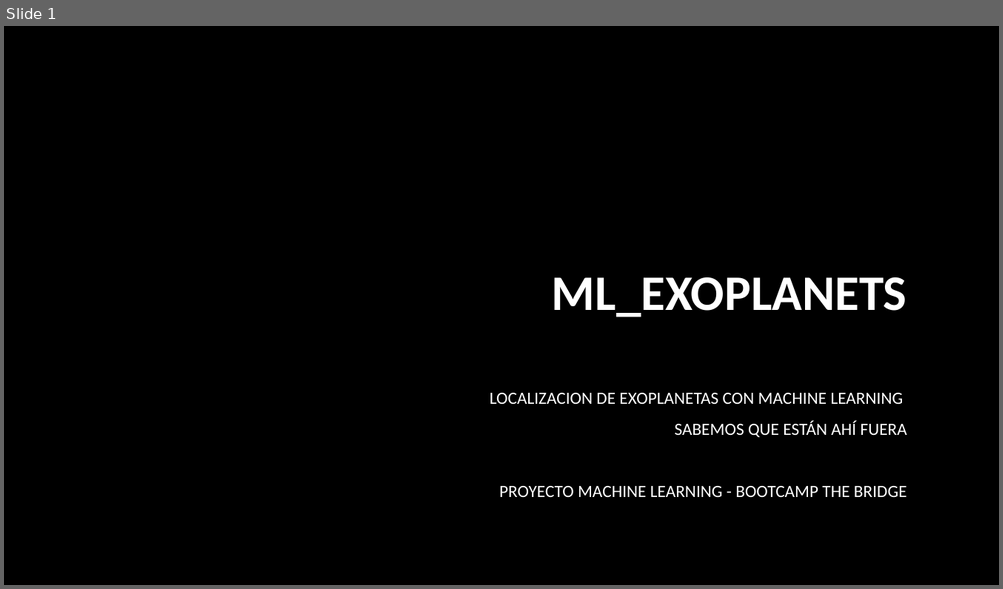
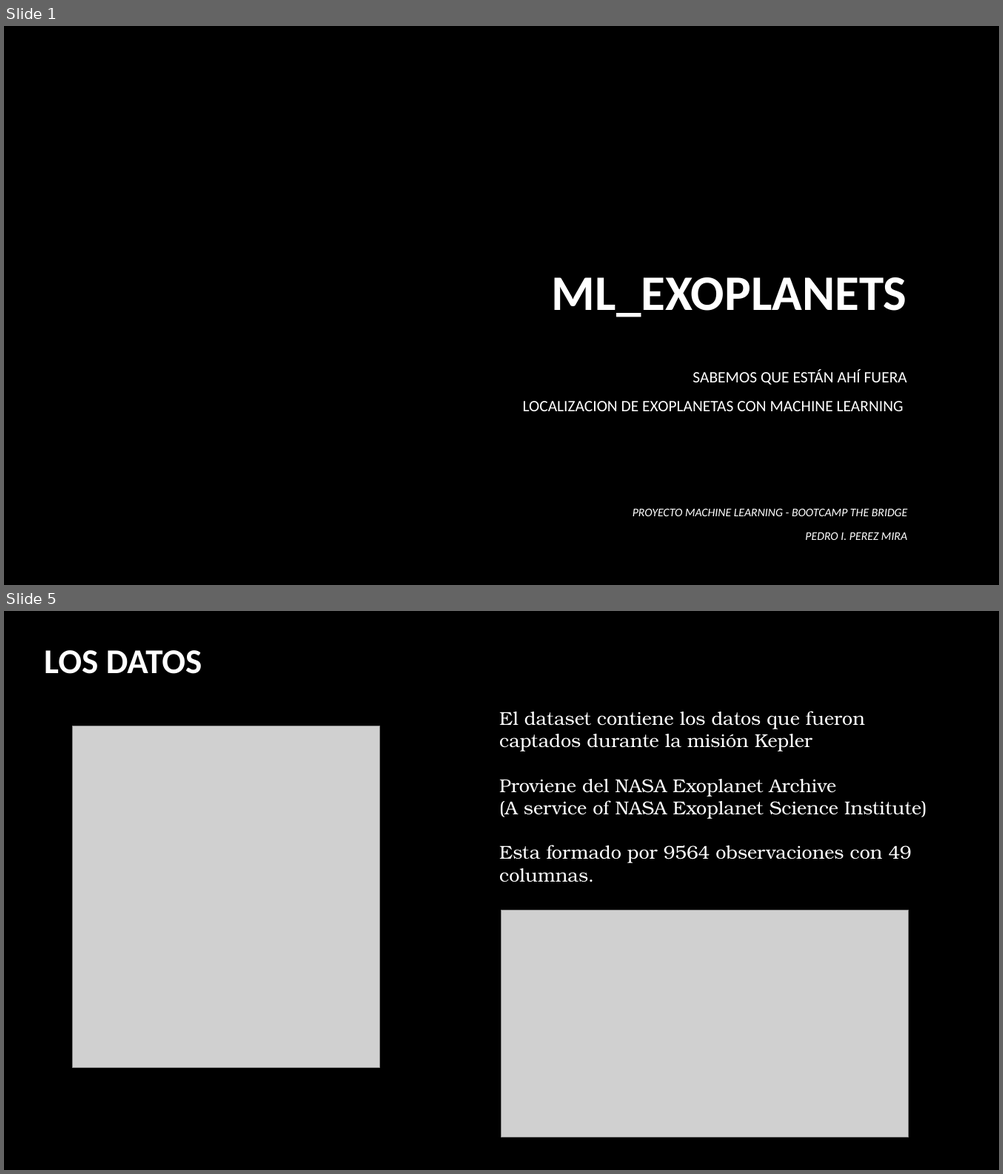
Before and after one commit to PIPM2001/ML_EXOPLANETS, a slide deck: ML_EXOPLANETS.pptx. Shown one above the other, each under a label of ours: slide 1 before the commit, slides 1 and 5 after it; the slides between them are not shown. The pictures are 1003x589 and 1003x1174 pixels, drawn with LibreOffice and Linux fonts; fonts in the diff are those of the drawing; grey boxes stand for pictures; background and template pictures are left out. Boxes give left, top, right and bottom in pixels: in the first picture for what was removed or moved away, otherwise in the second. Text is boxed around its words. In the diff, an @@ line names an element or a change of style, - is before the commit and + after.

```diff
--- a/ML_EXOPLANETS.pptx
+++ b/ML_EXOPLANETS.pptx
@@ slide 5 added at box(4, 611, 999, 1170), background picture (left out) @@
@@ text added at box(44, 650, 202, 674), 33.6 pt, text #FFFFFF, bold @@
+LOS DATOS
@@ text added at box(499, 711, 927, 883), 18 pt, text #FFFFFF @@
+El dataset contiene los datos que fueron captados durante la misión Kepler
+Proviene del NASA Exoplanet Archive
+(A service of NASA Exoplanet Science Institute)
+Esta formado por 9564 observaciones con 49 columnas.
@@ picture added at box(72, 726, 379, 1068) @@
@@ picture added at box(502, 910, 908, 1138) @@
@@ slide 1 changed as well @@
@@ subtitle "SABEMOS QUE ESTÁN AHÍ FUERA": place and size @@
-subtitle "SABEMOS QUE ESTÁN AHÍ FUERA" at box(489, 393, 907, 497)
+subtitle "SABEMOS QUE ESTÁN AHÍ FUERA" at box(523, 369, 907, 412)
@@ subtitle at box(692, 369, 907, 385): paragraph added @@
+SABEMOS QUE ESTÁN AHÍ FUERA
@@ subtitle at box(523, 401, 903, 412): size 16.6 to 15.3 pt in "LOCALIZACION DE EXOPLANETAS CON MACHINE LEARNING" @@
@@ subtitle at box(499, 421, 907, 497): paragraphs removed @@
-SABEMOS QUE ESTÁN AHÍ FUERA
-PROYECTO MACHINE LEARNING - BOOTCAMP THE BRIDGE
@@ text added at box(632, 508, 908, 540), 11.2 pt, text #FFFFFF, italic @@
+PROYECTO MACHINE LEARNING - BOOTCAMP THE BRIDGE
+PEDRO I. PEREZ MIRA
```
Also in this commit, not shown: 1 other slide changed, 9 other slides added, 1 slide removed, 1 other file.
